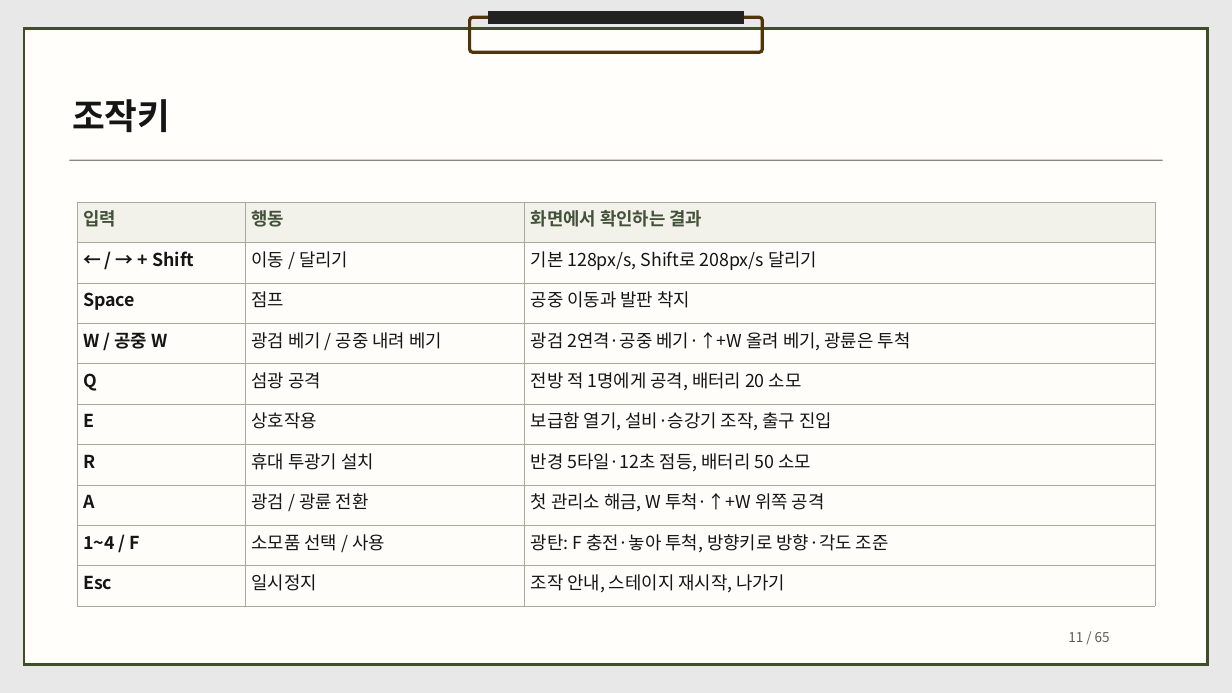
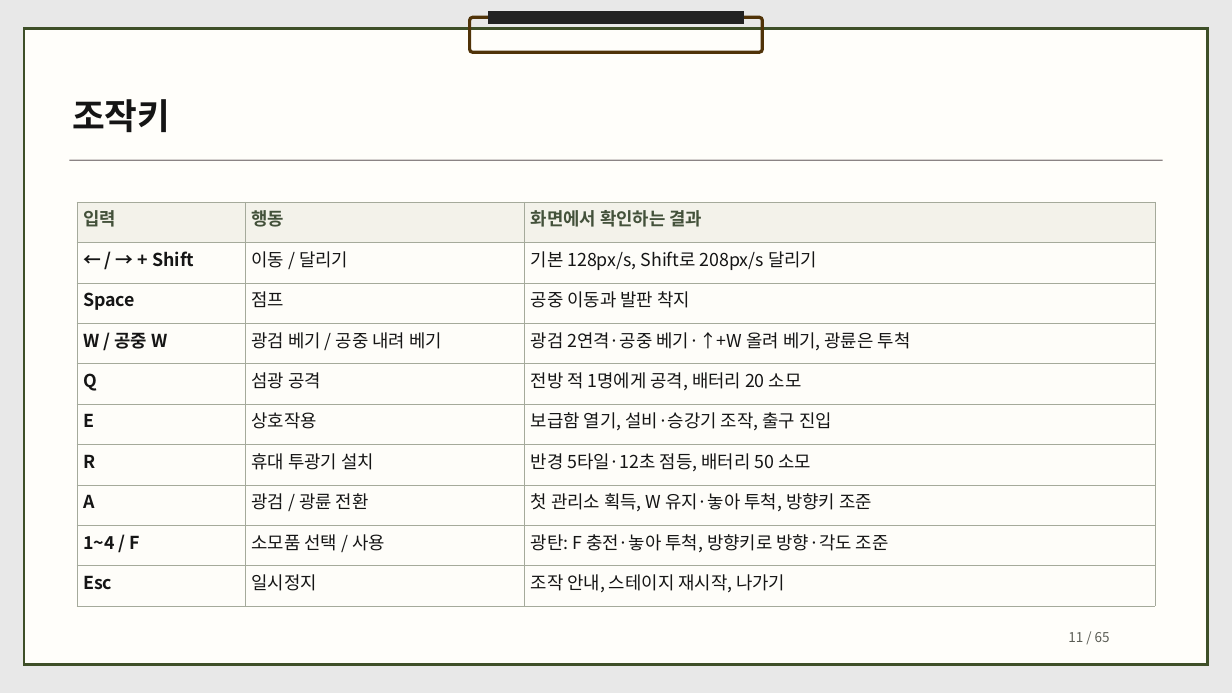
Before and after one commit to dbguswh/2Dgame_project, a slide deck: slide 11 of 2D게임프로그래밍 기획서.pptx. Drawn at 1232x693 pixels with LibreOffice and Linux fonts; fonts in the diff are those of the drawing. Boxes give left, top, right and bottom in pixels: in the first picture for what was removed or moved away, otherwise in the second. Text is boxed around its words. In the diff, an @@ line names an element or a change of style, - is before the commit and + after.

Commit message:
광륜 조준과 획득 안내 및 주택가 하부 경로 기획 보완

```diff
--- a/2D게임프로그래밍 기획서.pptx
+++ b/2D게임프로그래밍 기획서.pptx
@@ table at [77, 202, 1154, 651] @@
-row 8, column 3: 첫 관리소 해금, W 투척·↑+W 위쪽 공격
+row 8, column 3: 첫 관리소 획득, W 유지·놓아 투척, 방향키 조준
```
Also in this commit, not shown: 7 other slides changed, 1 other file.
